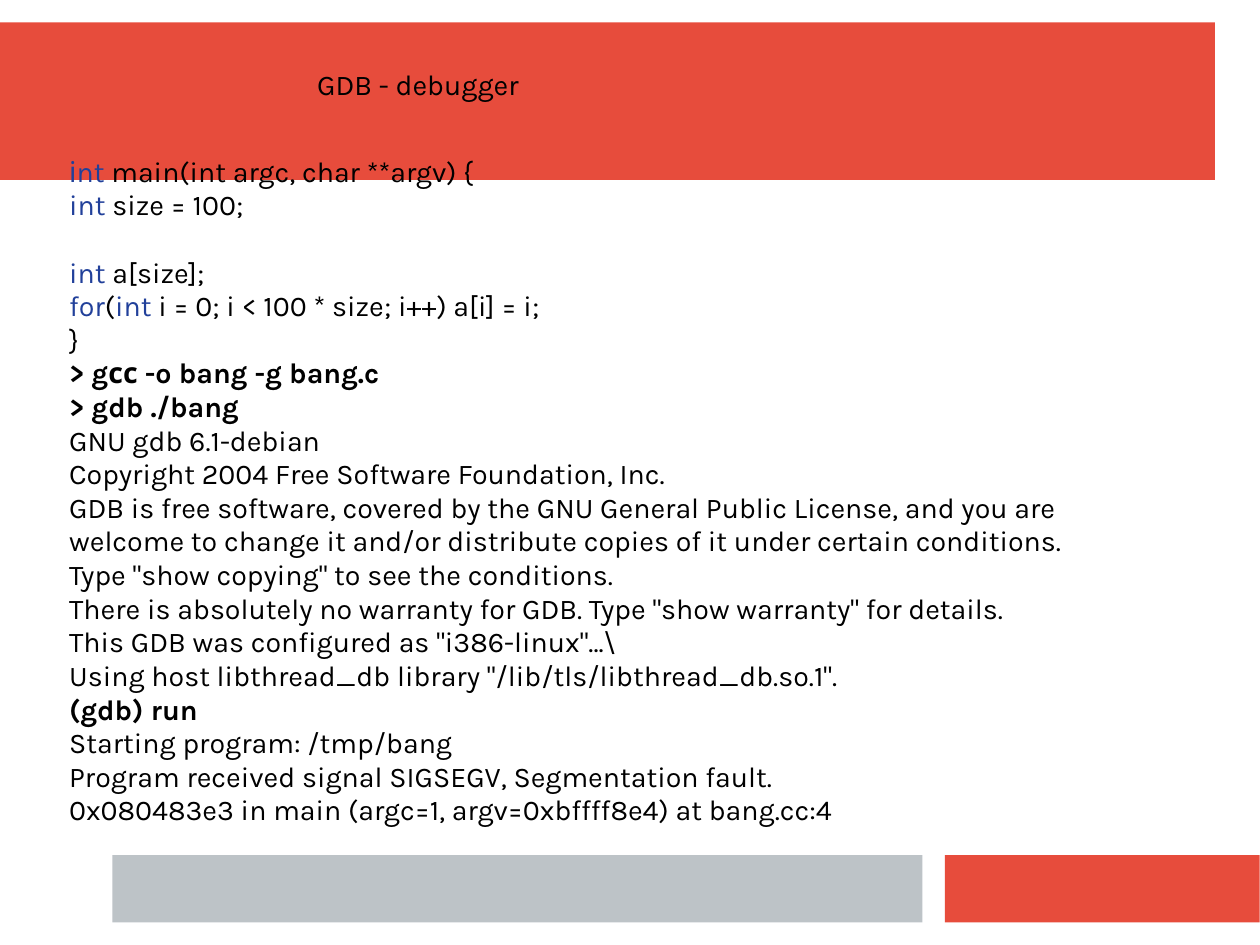
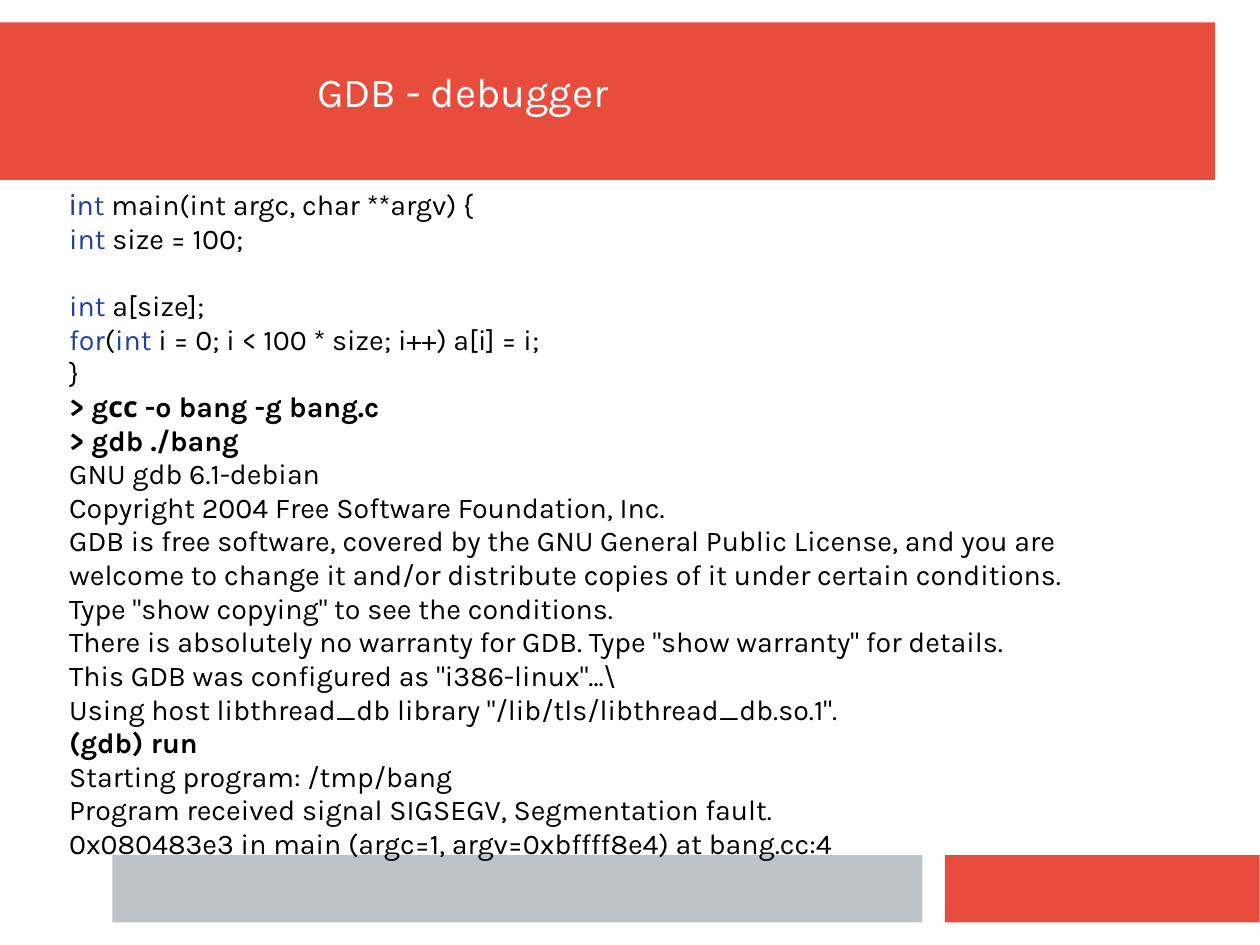
Before and after one commit to mecchmatProjects/CppCourse, a slide deck: slide 32 of Lect03/CppTutorUkr2.ppt. Drawn at 1260x945 pixels with LibreOffice and Linux fonts; fonts in the diff are those of the drawing. Boxes give left, top, right and bottom in pixels: in the first picture for what was removed or moved away, otherwise in the second. Text is boxed around its words. In the diff, an @@ line names an element or a change of style, - is before the commit and + after.

```diff
--- a/Lect03/CppTutorUkr2.ppt
+++ b/Lect03/CppTutorUkr2.ppt
@@ text "GDB - debugger" at box(317, 79, 609, 117): size 18 to 26 pt, text colour #000000 to #FFFFFF @@
@@ text "іnt main(int argc, char **argv) ...": place and size @@
-text "іnt main(int argc, char **argv) ..." at box(69, 161, 1061, 827)
+text "іnt main(int argc, char **argv) ..." at box(69, 194, 1061, 861)
```
Also in this commit, not shown: 14 other slides changed, 1 slide added, 1 slide removed, 3 other files.
